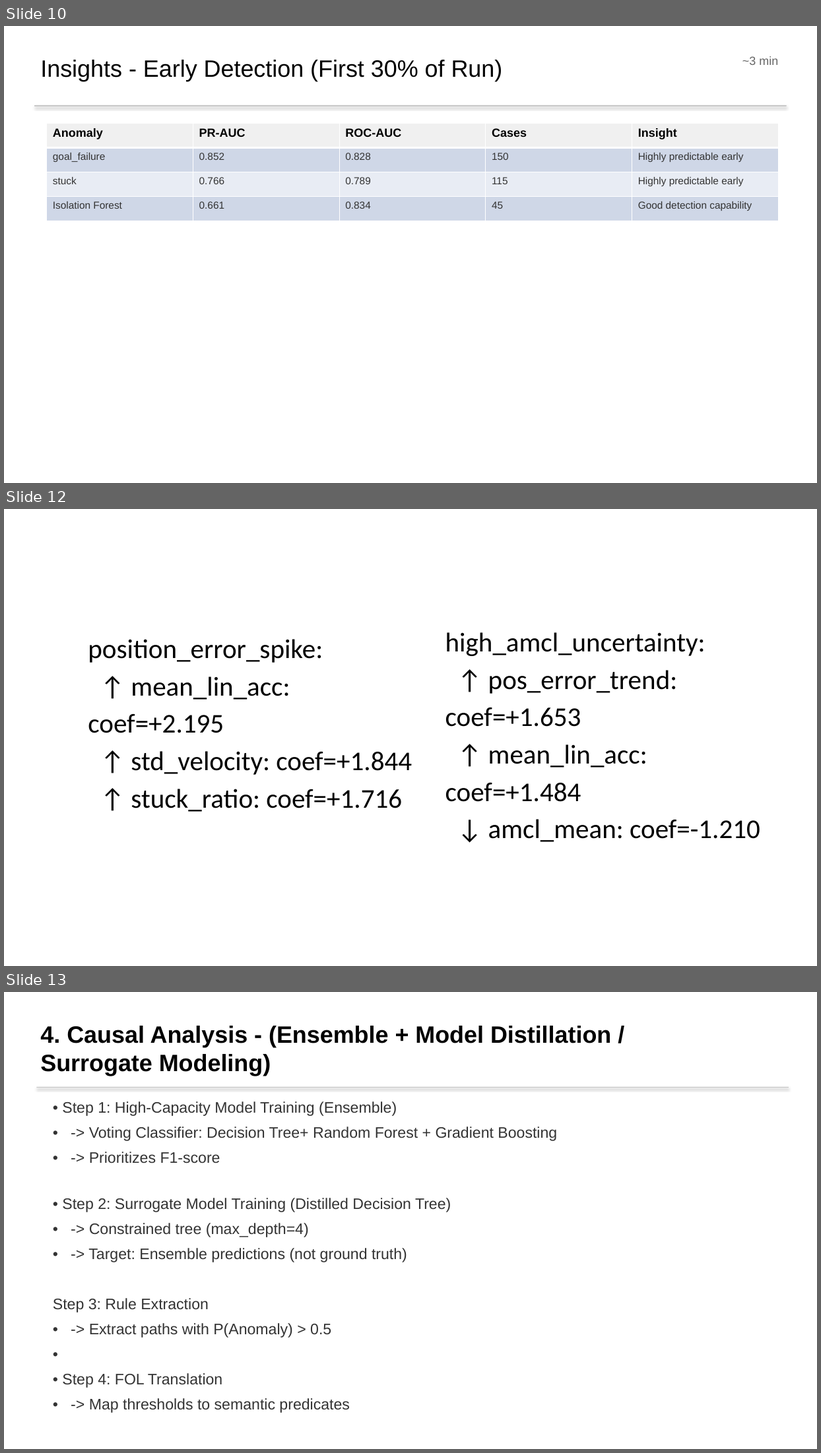
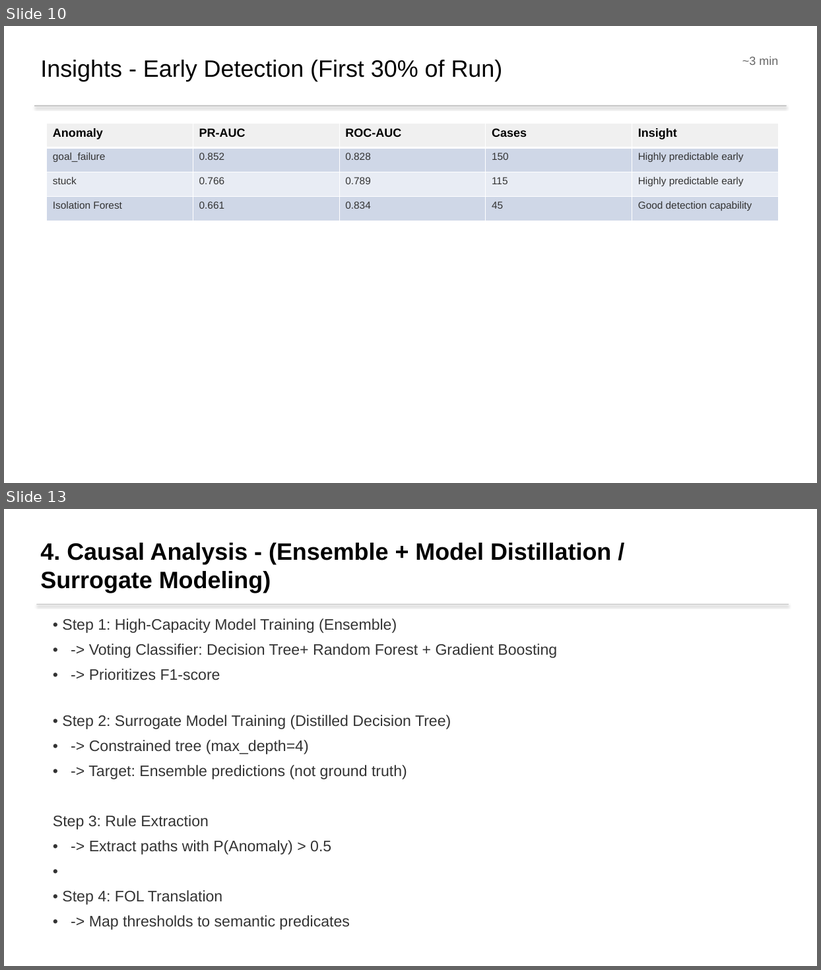
Before and after one commit to nasimpc/Robot-Navigation-Anomaly-Detection-and-Causal-Analysis, a slide deck: assignment3/Team2_Presentation.pptx. Shown one above the other, each under a label of ours: slides 10, 12 and 13 before the commit, slides 10 and 13 after it; the slides between them are not shown. The pictures are 821x1453 and 821x970 pixels, drawn with LibreOffice and Linux fonts; fonts in the diff are those of the drawing. Boxes give left, top, right and bottom in pixels: in the first picture for what was removed or moved away, otherwise in the second. Text is boxed around its words. In the diff, an @@ line names an element or a change of style, - is before the commit and + after.

```diff
--- a/assignment3/Team2_Presentation.pptx
+++ b/assignment3/Team2_Presentation.pptx
@@ slide 12 removed at [4,509,817,966], background #FFFFFF @@
@@ text removed at [88,639,412,812] @@
-position_error_spike:
-↑ mean_lin_acc: coef=+2.195
-↑ std_velocity: coef=+1.844
-↑ stuck_ratio: coef=+1.716
@@ text removed at [446,632,760,842] @@
-high_amcl_uncertainty:
-↑ pos_error_trend: coef=+1.653
-↑ mean_lin_acc: coef=+1.484
-↓ amcl_mean: coef=-1.210
```
Also in this commit, not shown: 2 slides changed, 2 slides added, 1 other slide removed, 1 other file.
